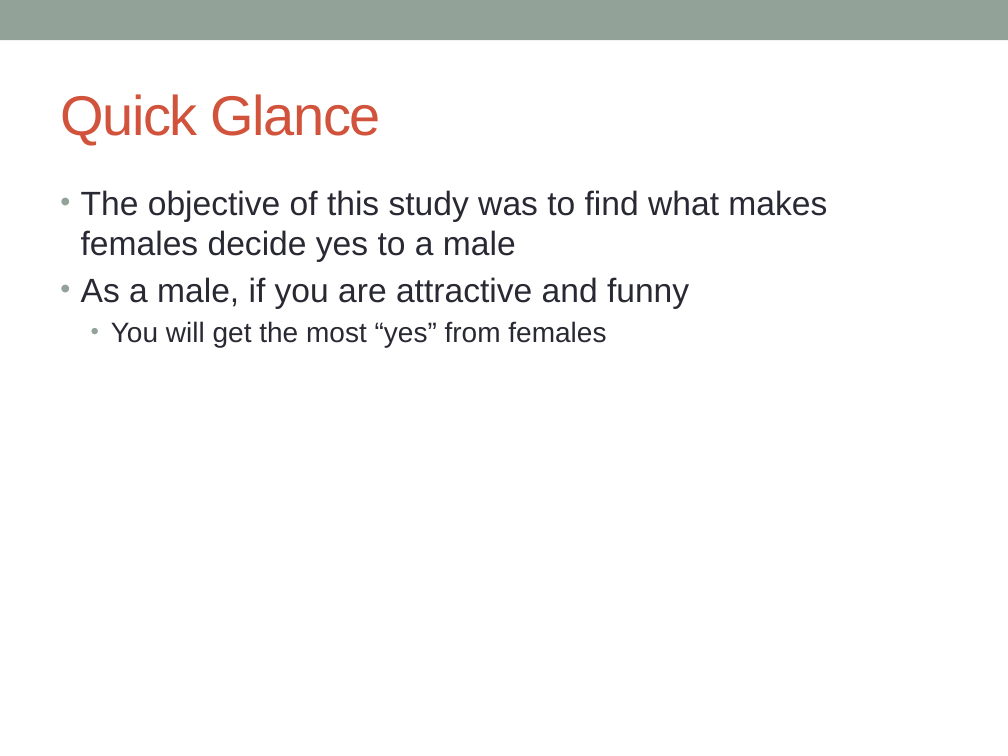
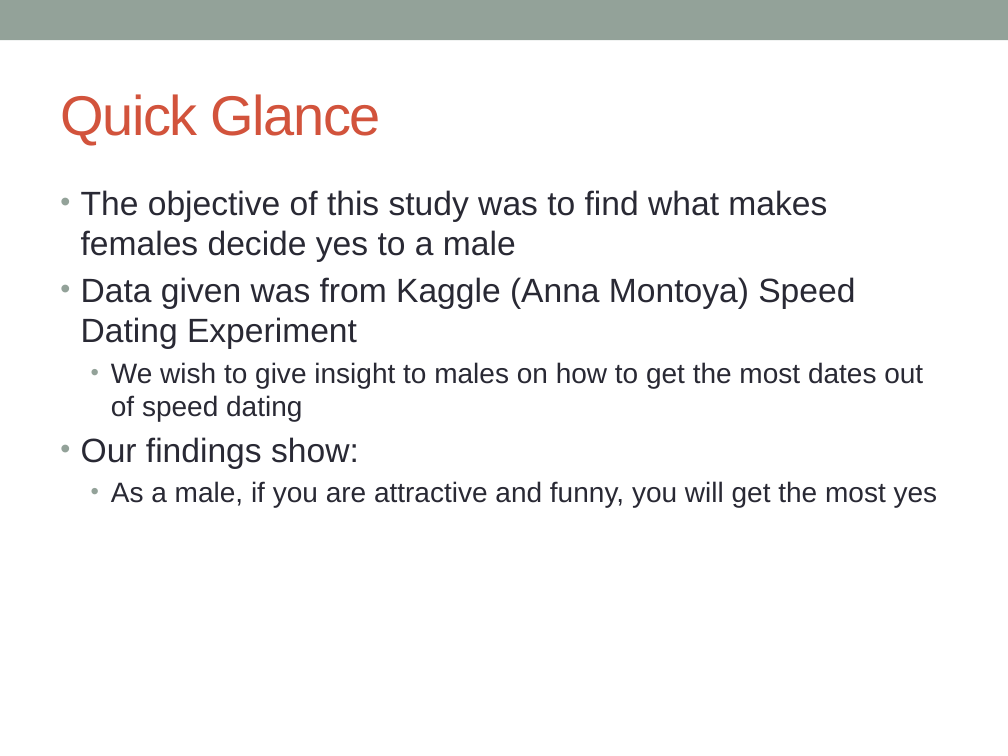
Before and after one commit to jonathanbae/4559Project1, a slide deck: slide 2 of baej.lih.project-1.pptx. Drawn at 1008x756 pixels with LibreOffice and Linux fonts; fonts in the diff are those of the drawing. Boxes give left, top, right and bottom in pixels: in the first picture for what was removed or moved away, otherwise in the second. Text is boxed around its words. In the diff, an @@ line names an element or a change of style, - is before the commit and + after.

```diff
--- a/baej.lih.project-1.pptx
+++ b/baej.lih.project-1.pptx
@@ text at [81,277,938,508]: text changed; size 24 to 20 pt @@
-• As a male, if you are attractive and funny
-  • You will get the most “yes” from females
+• Data given was from Kaggle (Anna Montoya) Speed Dating Experiment
+  • We wish to give insight to males on how to get the most dates out of speed dating
+• Our findings show:
+  • As a male, if you are attractive and funny, you will get the most yes
```
Also in this commit, not shown: 3 other slides changed.
